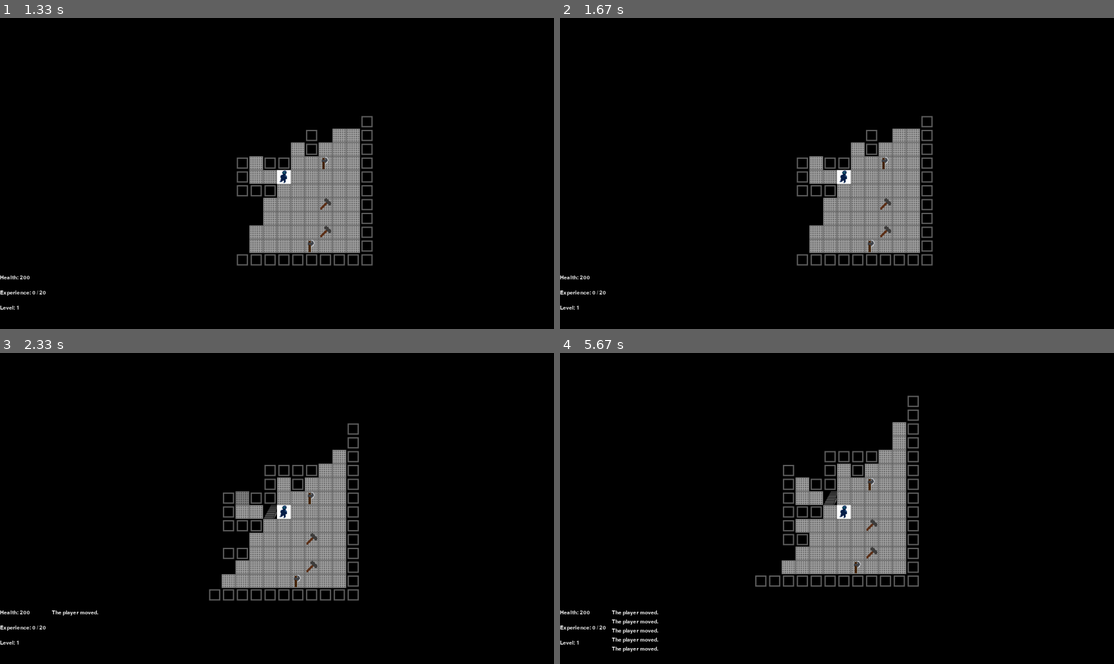
Above: before the commit, frames 1-4 (two rows, left to right).
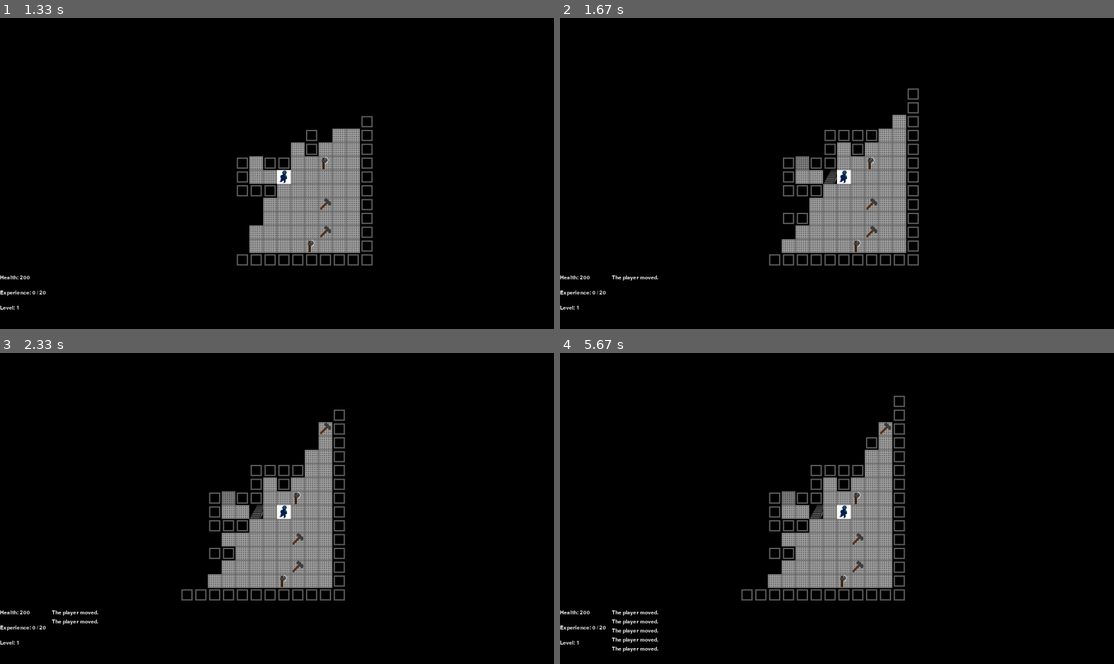
Above: after the commit, the same moments.

Repository: Leemoose/Roguelike-Framework
Game: pygame game, started from roguewriting.py
Two runs of this game, one before a commit and one after it. Both use one fixed random seed, a clock stepped at 60 frames per second and the inputs below.
Inputs:
- Up to frame 1 (1.33 s): tap 1 at 0.33, 0.67, 1 s
- Up to frame 2 (1.67 s): hold Q from 1.33 s (still down); hold Right from 1.33 s (still down)
- Up to frame 3 (2.33 s): release Q at 1.8 s; release Right at 1.8 s; hold Right 1.83-2.3 s
- Up to frame 4 (5.67 s): hold Up 2.33-2.63 s; hold Right 2.67-3.13 s; hold Left 3.17-3.7 s; hold Down 3.73-4.03 s; hold Left 4.07-4.47 s; hold Up 4.5-4.87 s; hold Right 4.9-5.53 s; hold Down from 5.57 s (still down)

Frame 1 is identical in both runs. In frame 2, 4.0% of the frame differs, in the area x 9-68%, y 22-85%; in frame 3, 4.5%; in frame 4, 5.7%, in the area x 32-65%, y 13-80%.

Commit message:
Added the ability drink potions

Diff:
--- a/character.py
+++ b/character.py
@@ -32,6 +32,11 @@
         self.health -= damage
         return self.is_alive()
 
+    def gain_health(self, heal):
+        self.health += heal
+        if self.health > self.max_health:
+            self.health = self.max_health
+
 
     def defend(self):
         defense = R.roll_dice(1, 1)[0]
@@ -43,9 +48,9 @@
         item_ID.remove_subject(key)
         itemx, itemy = item.get_location()
         generated_maps.item_map.clear_location(itemx, itemy)
-        loop.add_message("The player picked up an item!")
+        loop.add_message("The " + str(self.parent.name) + " picked up an item!")
 
-    def drop(self, item, item_dict, x, y, item_map):
+    def drop(self, item, item_dict,  item_map):
         if len(self.inventory) != 0 and item.dropable:
             i = 0
             while self.inventory[i].id_tag != item.id_tag and i < len(self.inventory):
@@ -53,16 +58,17 @@
             if i < len(self.inventory):
                 self.inventory.pop(i)
                 item_dict.add_subject(item)
-                item.x = x
-                item.y = y
+                item.x = self.parent.x
+                item.y = self.parent.y
                 item_map.place_thing(item)
 
     def equip(self, item):
-        if self.main_weapon != None:
-            self.unequip(self.main_weapon)
-        self.main_weapon = item
-        item.equipped = True
-        item.dropable = False
+        if item.equipable:
+            if self.main_weapon != None:
+                self.unequip(self.main_weapon)
+            self.main_weapon = item
+            item.equipped = True
+            item.dropable = False
 
     def unequip(self, item):
         if item.equipped:
@@ -88,6 +94,12 @@
         defense = defender.character.defend()
         defender.character.take_damage(damage - defense)
 
+    def quaff(self, potion, item_dict, item_map):
+        if potion.consumeable:
+            potion.activate(self)
+            self.drop(potion, item_dict, item_map)
+            potion.destroy = True
+            return True
 
 class Player(O.Objects):
     def __init__(self, x, y):
--- a/items.py
+++ b/items.py
@@ -2,13 +2,14 @@
 import objects as O
 
 class Weapon(O.Item):
-    def __init__(self, x, y, id_tag, render_tag, name, equipable):
-        super().__init__(x,y, id_tag, render_tag, name, equipable)
+    def __init__(self, x, y, id_tag, render_tag, name):
+        super().__init__(x,y, id_tag, render_tag, name)
+        self.equipable = True
 
 
 class Ax(Weapon):
-    def __init__(self, render_tag, equipable, x, y):
-        super().__init__(x, y, 0, render_tag, "Ax", equipable)
+    def __init__(self, render_tag, x, y):
+        super().__init__(x, y, 0, render_tag, "Ax")
         self.melee = True
         self.name = "Ax"
 
@@ -17,11 +18,20 @@
         return damage
 
 class Hammer(Weapon):
-    def __init__(self, render_tag, equipable, x, y):
-        super().__init__(x, y, 0, render_tag, "Hammer", equipable)
+    def __init__(self, render_tag, x, y):
+        super().__init__(x, y, 0, render_tag, "Hammer")
         self.melee = True
         self.name = "Hammer"
 
     def attack(self):
         damage = R.roll_dice(5, 60)[0]
         return damage
+
+class Potion(O.Item):
+    def __init__(self, render_tag, x, y):
+        super().__init__(x, y, 0, render_tag, "Potion")
+        self.consumeable = True
+
+    def activate(self, entity):
+        entity.gain_health(20)
+        self.destroy = True
--- a/keyboard.py
+++ b/keyboard.py
@@ -17,6 +17,7 @@
         keys_to_string[pygame.K_u] = "u"
         keys_to_string[pygame.K_e] = "e"
         keys_to_string[pygame.K_f] = "f"
+        keys_to_string[pygame.K_q] = "q"
         keys_to_string[pygame.K_ESCAPE] = "esc"
         keys_to_string[pygame.K_1] = "1"
         keys_to_string[pygame.K_2] = "2"
@@ -111,7 +112,7 @@
                 loop.inventory = True
                 loop.update_screen = True
             elif key == "d":
-                player.character.drop(item, item_dict, player.x, player.y, item_map)
+                player.character.drop(item, item_dict, item_map)
                 loop.items = False
                 loop.inventory = True
                 loop.update_screen = True
@@ -119,6 +120,11 @@
                 player.character.equip(item)
             elif key == "u":
                 player.character.unequip(item)
+            elif key == 'q':
+                if player.character.quaff(item, item_dict, item_map):
+                    loop.update_screen = True
+                    loop.inventory = True
+                    loop.items = False
 
     def key_targeting_screen(self, key, loop):
         loop.update_screen = True
--- a/loops.py
+++ b/loops.py
@@ -49,7 +49,7 @@
         return self.subjects[key]
 
     def remove_subject(self, key):
-        self.subjects.pop(key)
+        return self.subjects.pop(key)
 
     def add_subject(self, subject):
         self.subjects[subject.id_tag] = subject
@@ -166,9 +166,10 @@
                 monster.brain.is_awake = True
             if monster.brain.is_awake == True:
                 monster.character.energy += energy
-                monster.brain.rank_actions(monster, self.monster_map, self.generator.tile_map, self.generator.flood_map, self.player, self.generator, self.item_dict)
+                monster.brain.rank_actions(monster, self.monster_map, self.generator.tile_map, self.generator.flood_map, self.player, self.generator, self.item_dict, self)
     def change_screen(self, keyboard, display, colors, tileDict):
         if self.action == True:
+            self.clean_up()
             shadowcasting.compute_fov(self.player.get_location(), self.generator.tile_map.track_map)
             display.update_display(colors, self.generator.tile_map, tileDict, self.monster_dict, self.item_dict, self.monster_map, self.player, self.messages)
         elif self.inventory == True:
@@ -187,6 +188,16 @@
             display.update_target(self.targets.target_list, tileDict)
         pygame.display.update()
         self.update_screen = False
+
+    def clean_up(self):
+        destroyed_items = []
+        for key in (self.item_dict.subjects):
+            item = self.item_dict.get_subject(key)
+            if item.destroy:
+                destroyed_items.append(key)
+        for key in destroyed_items:
+            item = self.item_dict.remove_subject(key)
+            self.generator.item_map.clear_location(item.x, item.y)
 
     def down_floor(self):
         playerx, playery = self.player.get_location()
--- a/mapping.py
+++ b/mapping.py
@@ -39,6 +39,7 @@
         tiles[105] = image.load('assets/stone_golem.png')
         tiles[300] = image.load("assets/basic_ax.png")
         tiles[301] = image.load("assets/hammer.png")
+        tiles[401] = image.load("assets/health_pot.png")
         tiles[901] = image.load("assets/target.png")
         self.tiles = tiles
 
@@ -168,10 +169,12 @@
     def place_items(self):
         number_of_axes = random.randint(5,10)
         number_of_hammers = random.randint(5, 10)
+        number_of_potions = random.randint(5, 10)
         self.place_item_hoard(number_of_axes, 300, "ax")
         self.place_item_hoard(number_of_hammers, 301, "hammer")
-
-    def place_item_hoard(self, number, render_tag, weapon_type):
+        self.place_item_hoard(number_of_potions, 401, "potion")
+
+    def place_item_hoard(self, number, render_tag, type):
         for i in range(number):
             startx = random.randint(0, self.width-1)
             starty = random.randint(0,self.height-1)
@@ -180,12 +183,14 @@
                 startx = random.randint(0, self.width-1)
                 starty = random.randint(0,self.height-1)
 
-            if weapon_type == "ax":
-                weapon = I.Ax(render_tag, True, startx, starty)
-            elif weapon_type == "hammer":
-                weapon = I.Hammer(render_tag, True, startx, starty)
-            self.item_dict.tag_subject(weapon)
-            self.item_map.place_thing(weapon)
+            if type == "ax":
+                item = I.Ax(render_tag, startx, starty)
+            elif type == "hammer":
+                item = I.Hammer(render_tag,  startx, starty)
+            elif type == "potion":
+                item = I.Potion(render_tag,startx, starty)
+            self.item_dict.tag_subject(item)
+            self.item_map.place_thing(item)
 
     def get_map(self):
         return self.tile_map
--- a/monster.py
+++ b/monster.py
@@ -9,7 +9,7 @@
         self.frontier = None
         self.is_awake = False
 
-    def rank_actions(self, monster, monster_map, tile_map, flood_map, player, generated_maps, item_dict):
+    def rank_actions(self, monster, monster_map, tile_map, flood_map, player, generated_maps, item_dict, loop):
         item_map = generated_maps.item_map
         playerx, playery = player.get_location()
         monsterx, monstery = monster.get_location()
@@ -19,7 +19,7 @@
             monster.character.energy -= 100
         elif item_map.locate(monsterx, monstery) != -1:
             item_key = item_map.locate(monsterx, monstery)
-            monster.character.grab(item_key, item_dict, generated_maps)
+            monster.character.grab(item_key, item_dict, generated_maps, loop)
             monster.character.equip(monster.character.inventory[0])
         else:
             options = [(0, 1), (1, 0), (-1, 0), (0, -1)]
@@ -40,7 +40,7 @@
 
 class Monster(O.Objects):
     def __init__(self, number_tag, x, y):
-        super().__init__(x, y, 0, number_tag, "Unknown")
+        super().__init__(x, y, 0, number_tag, "Unknown monster")
         self.character = C.Character(self)
         self.brain = Monster_AI()
         self.experience_given = 10
--- a/objects.py
+++ b/objects.py
@@ -35,8 +35,10 @@
         self.downward = downward
 
 class Item(Objects):
-    def __init__(self, x, y, id_tag, render_tag, name, equipable):
+    def __init__(self, x, y, id_tag, render_tag, name):
         super().__init__(x, y, id_tag, render_tag, name)
-        self.equipable = equipable
+        self.equipable = False
         self.dropable = True
+        self.consumeable = False
         self.equipped = False
+        self.destroy = False
Binary file added: assets/health_pot.png
Not shown, added: Sprites/health_pot.piskel
